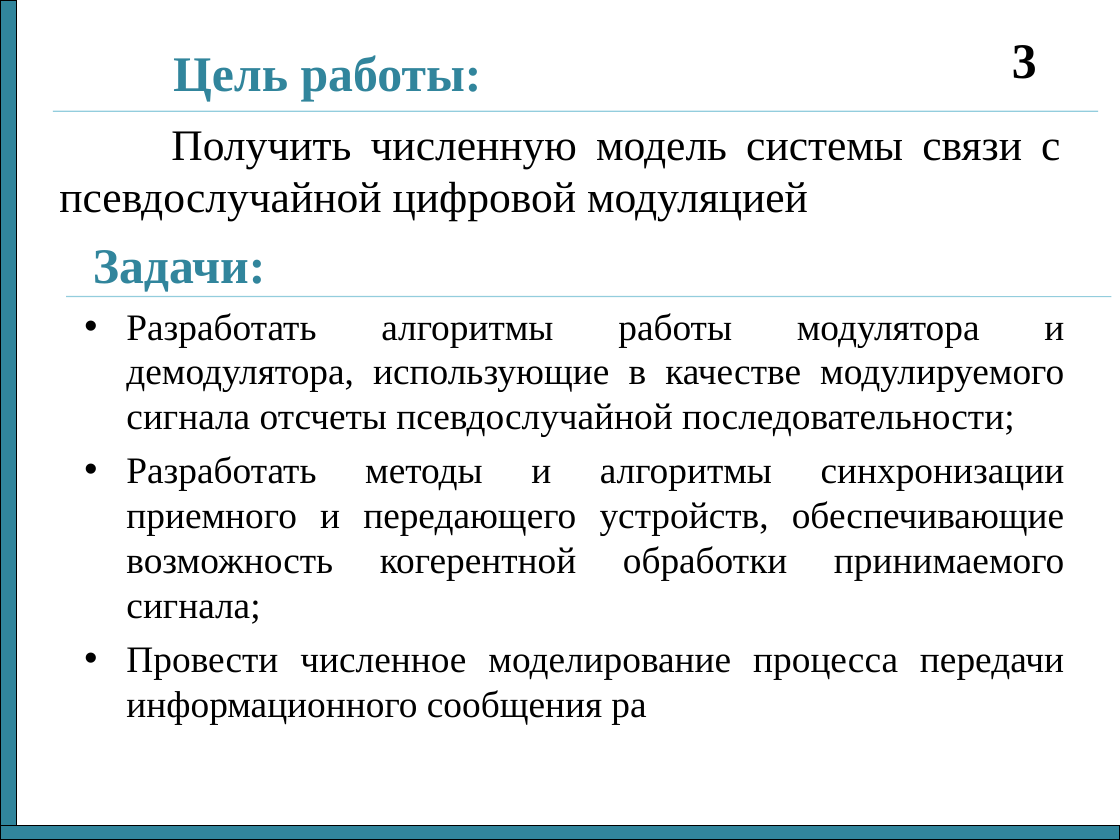
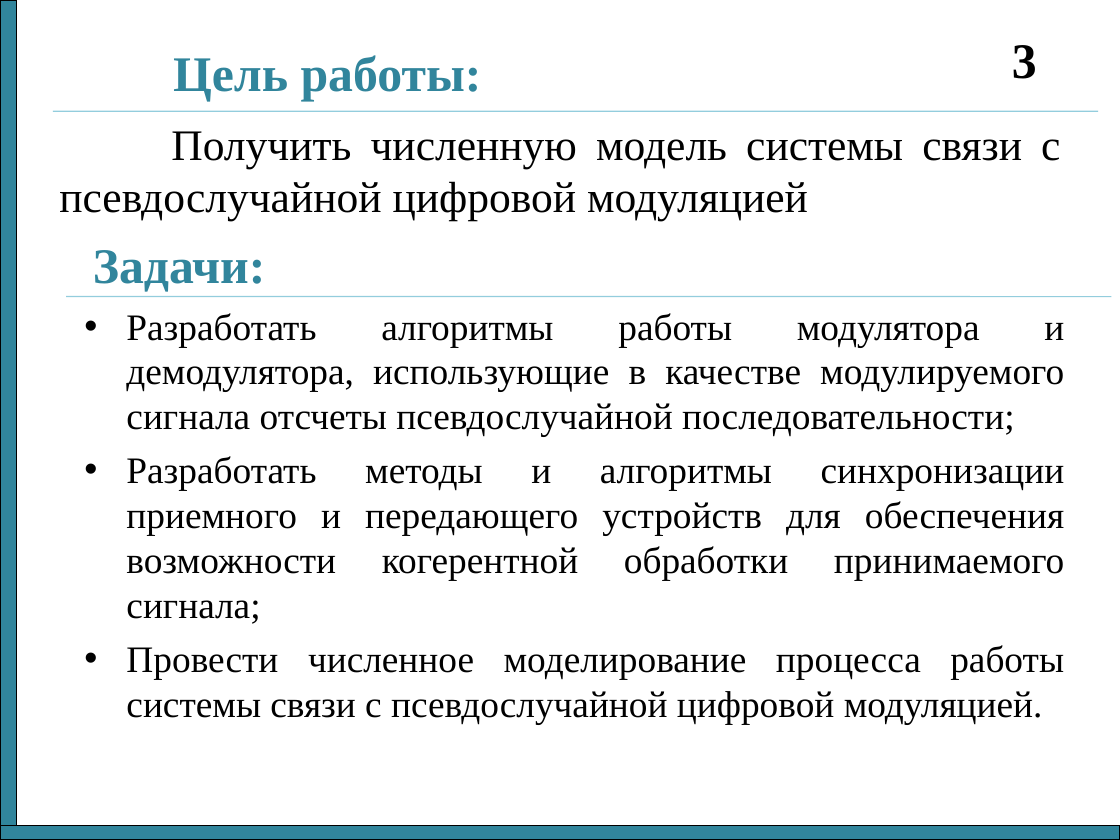
Before and after one commit to nikok94/dissertation, a slide deck: slide 3 of Отчет 3 семестр.ppt. Drawn at 1120x840 pixels with LibreOffice and Linux fonts; fonts in the diff are those of the drawing. Boxes give left, top, right and bottom in pixels: in the first picture for what was removed or moved away, otherwise in the second. Text is boxed around its words. In the diff, an @@ line names an element or a change of style, - is before the commit and + after.

```diff
--- a/Отчет 3 семестр.ppt
+++ b/Отчет 3 семестр.ppt
@@ text at bbox=[126, 456, 1065, 724]: text changed @@
-• Разработать методы и алгоритмы синхронизации приемного и передающего устройств, обеспечивающие возможность когерентной обработки принимаемого сигнала;
-• Провести численное моделирование процесса передачи информационного сообщения ра
+• Разработать методы и алгоритмы синхронизации приемного и передающего устройств для обеспечения возможности когерентной обработки принимаемого сигнала;
+• Провести численное моделирование процесса работы системы связи с псевдослучайной цифровой модуляцией.
```
Also in this commit, not shown: 1 other slide changed.
